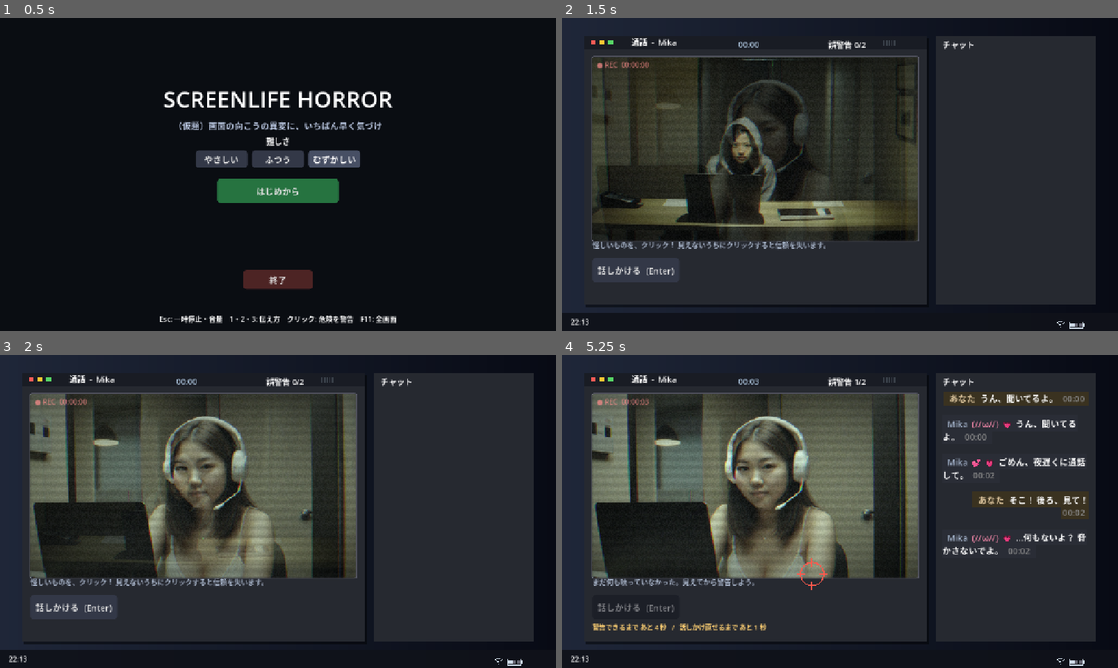
Above: before the commit, frames 1-4 (two rows, left to right).
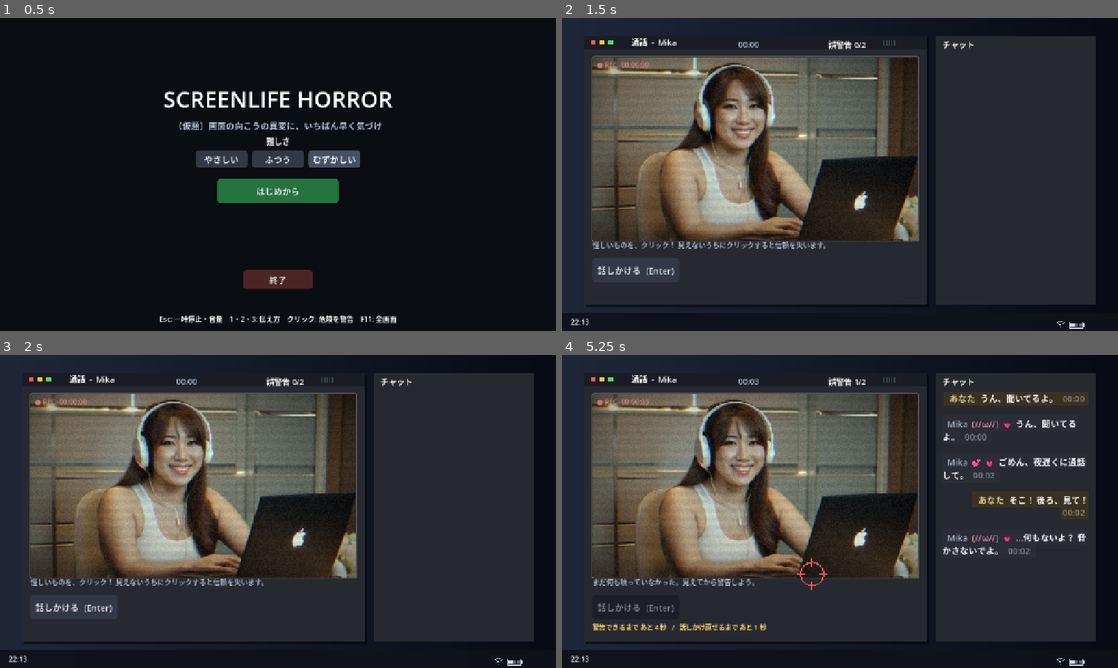
Above: after the commit, the same moments.

Repository: hijiki10rc390-code/screenlife-horror
Game: Godot game, scene res://main.tscn
Same seed, same stepped clock (60 frames per second), same inputs: the game is played once before the commit and once after it.
Inputs (mouse positions are in pixels of both pictures, inside the frame that each line leads up to):
- Up to frame 1 (0.5 s): no input
- Up to frame 2 (1.5 s): click "はじめから" at 0.5 s; click "応答する (Enter)" at 1.25 s
- Up to frame 3 (2 s): no input
- Up to frame 4 (5.25 s): click "話しかける (Enter)" at 2 s; tap Enter at 2.75, 2.85 s; move the mouse to (962, 495) at 2.77 s; click (962, 495) at 2.92 s; tap Space at 3.02, 3.77 s; move the mouse to (728, 527) at 3.52 s; tap Keypad Enter at 3.6 s; click (728, 527) at 3.67 s; move the mouse to (895, 442) at 4.27 s; tap 1 at 4.35 s; click (895, 442) at 4.42 s; move the mouse to (812, 574) at 5.02 s; tap 2 at 5.1 s; click (812, 574) at 5.17 s

Frame 1 is identical in both runs. In frame 2, 28% of the frame differs, in the area x 5-64%, y 12-72%; in frame 3, 26%; in frame 4, 26%.

Commit message:
プラン 13 続き: 全ステージの base/face を kawaii 化、shader 軽量化
- stages_src/stage1_kawaii_base.json: 新しい kawaii base 用スペック
- stages_src/stage1_kawaii_faces.json: 4 表情（kawaii/uneasy/scared/terror）再生成
- assets/scene/base_v3.png, react_*.png: stage1 用の新 base と表情
- assets/stages/stage2/react_*.png: stage2 の表情を kawaii happy ベースに再生成
- webcam.gdshader: プラン 13 で 過剰演出を軽量化
  - 暗部の持ち上げ 0.8→0.92
  - 彩度 mix 0.7→0.8
  - 走査線 0.94→0.97
  - ちらつき 0.03→0.015
  - ビネット 1.1→0.7

これで stage 1 と stage 2 どちらもかわいい笑顔に。lunge SE も合成済。

Diff:
--- a/stages/stage1.json
+++ b/stages/stage1.json
@@ -3,7 +3,7 @@
   "friend": "Mika",
   "placeholder": false,
   "assets": {
-    "base": "res://assets/scene/base.png",
+    "base": "res://assets/scene/base_v3.png",
     "ghost": "res://assets/scene/ghost_overlay.png",
     "uneasy": "res://assets/scene/react_uneasy.png",
     "scared": "res://assets/scene/react_scared.png",
--- /dev/null
+++ b/stages_src/stage1_kawaii_base.json
@@ -0,0 +1,13 @@
+{
+  "id": "stage1_kawaii_base",
+  "step": "base",
+  "pronoun": "her",
+  "base_prompt": "a pretty adult japanese woman, 23 years old, round soft face, smooth skin, long light-brown hair, curvy figure, white headset with microphone, camisole top, sitting at a desk facing the camera with a warm bright kawaii smile, laptop, dark room with door behind, soft warm lighting on face, idol energy",
+  "base_neg": "text, watermark, cartoon, anime, bright background, childlike, young-looking, thin face, hollow cheeks, tired eyes, dark circles",
+  "style": "dark night webcam photo, grainy, medium shot, soft warm light on face, kawaii idol",
+  "body_box": [200, 60, 720, 400],
+  "react_seed": 50,
+  "react_neg": "text, watermark, cartoon, anime, bright background, childlike, young-looking, thin face, hollow cheeks, tired eyes, dark circles",
+  "base_seeds": [60, 61, 62, 63],
+  "out_path": "outputs/stages_build/stage1_kawaii_base"
+}
--- /dev/null
+++ b/stages_src/stage1_kawaii_faces.json
@@ -0,0 +1,36 @@
+{
+  "id": "stage1_kawaii_faces",
+  "step": "faces",
+  "base_image": "assets/scene/base_v3.png",
+  "subject": "pretty adult japanese woman, 23 years old, round soft face, smooth skin, long light-brown hair, curvy figure, white headset with microphone, camisole top, sitting at a desk facing the camera, laptop",
+  "style": "dark night webcam photo, grainy, medium shot, soft warm light on face, kawaii idol",
+  "react_neg": "text, watermark, cartoon, anime, bright, colorful, childlike, young-looking, thin face, hollow cheeks, wrinkles, tired eyes, dark circles",
+  "lure_box": [200, 80, 470, 290],
+  "body_box": [200, 80, 470, 290],
+  "faces": [
+    {
+      "name": "kawaii",
+      "seeds": [40],
+      "strength": 0.7,
+      "prompt": "cute kawaii smile, sparkling eyes, blushing pink cheeks, looking at camera with happy expression, soft warm light, energetic and cute"
+    },
+    {
+      "name": "uneasy",
+      "seeds": [40],
+      "strength": 0.55,
+      "prompt": "subtle worried expression, eyes slightly looking aside, slightly open lips, soft warm light, kawaii style"
+    },
+    {
+      "name": "scared",
+      "seeds": [40],
+      "strength": 0.65,
+      "prompt": "frightened wide eyes, parted lips, shoulders tense, looking toward something behind her, soft warm light, kawaii style"
+    },
+    {
+      "name": "terror",
+      "seeds": [40],
+      "strength": 0.7,
+      "prompt": "terrified screaming face, eyes wide open, mouth open in scream, hands raised, dramatic expression, soft warm light, kawaii style"
+    }
+  ]
+}
--- /dev/null
+++ b/stages_src/stage2_kawaii_base_v2.json
@@ -0,0 +1,13 @@
+{
+  "id": "stage2_kawaii_base_v2",
+  "step": "base",
+  "pronoun": "her",
+  "subject": "a pretty adult japanese woman, 23 years old, round soft face, smooth skin, long light-brown hair, curvy figure, full bust, white headset with microphone, camisole top, sitting at a desk facing the camera with a warm bright kawaii smile, laptop, dark room with door behind, soft warm lighting on face, idol energy",
+  "base_prompt": "a pretty adult japanese woman, 23 years old, round soft face, smooth skin, long light-brown hair, curvy figure, full bust, white headset with microphone, camisole top, sitting at a desk facing the camera with a warm bright kawaii smile, laptop, dark room with door behind, soft warm lighting on face, idol energy",
+  "base_neg": "text, watermark, cartoon, anime, bright background, childlike, young-looking, thin face, hollow cheeks, tired eyes, dark circles",
+  "style": "dark night webcam photo, grainy, medium shot, soft warm light on face, kawaii idol",
+  "body_box": [200, 60, 720, 400],
+  "react_seed": 50,
+  "base_seeds": [60, 61, 62, 63],
+  "out_path": "outputs/stages_build/stage2_kawaii"
+}
--- /dev/null
+++ b/stages_src/stage2_kawaii_faces_v2.json
@@ -0,0 +1,16 @@
+{
+  "id": "stage2_kawaii_faces_v2",
+  "step": "faces",
+  "base_image": "outputs/stages_build/stage2_kawaii/chosen_base.png",
+  "subject": "pretty adult japanese woman, 23 years old, round soft face, smooth skin, long light-brown hair, curvy figure, full bust, white headset, camisole top, sitting at a desk facing the camera, laptop, open dark doorway behind her",
+  "style": "dark night webcam photo, grainy, medium shot, soft warm light on face, kawaii idol",
+  "react_neg": "text, watermark, cartoon, anime, bright, colorful, childlike, young-looking, thin face, hollow cheeks, wrinkles, tired eyes, dark circles",
+  "lure_box": [200, 80, 470, 290],
+  "body_box": [200, 80, 470, 290],
+  "faces": [
+    {"name": "kawaii", "seeds": [40], "strength": 0.7, "prompt": "cute kawaii smile, sparkling eyes, blushing pink cheeks, looking at camera with happy expression"},
+    {"name": "uneasy", "seeds": [40], "strength": 0.55, "prompt": "subtle worried expression, eyes slightly looking aside"},
+    {"name": "scared", "seeds": [40], "strength": 0.65, "prompt": "frightened wide eyes, parted lips, looking toward something behind her"},
+    {"name": "terror", "seeds": [40], "strength": 0.7, "prompt": "terrified screaming face, eyes wide open, mouth open in scream"}
+  ]
+}
--- a/webcam.gdshader
+++ b/webcam.gdshader
@@ -27,20 +27,20 @@
 	float g = texture(TEXTURE, uv).g;
 	float b = texture(TEXTURE, uv - vec2(sh, 0.0)).b;
 	vec3 c = vec3(r, g, b);
-	// 暗部を持ち上げて、緑がかった安いカメラの色にする
-	c = pow(c, vec3(0.8));
+	// 暗部を持ち上げて、緑がかった安いカメラの色にする（プラン 13: 控えめに）
+	c = pow(c, vec3(0.92));
 	float l = dot(c, vec3(0.299, 0.587, 0.114));
-	c = mix(vec3(l), c, 0.7) * vec3(0.92, 1.02, 0.95);
+	c = mix(vec3(l), c, 0.8) * vec3(0.96, 1.02, 0.97);
 	// ノイズ
 	float n = hash(uv * res + fract(time) * 37.0) - 0.5;
 	c += n * noise_amt;
-	// 走査線
-	c *= 0.94 + 0.06 * sin(UV.y * res.y * 3.14159);
-	// 全体のちらつき
-	c *= 1.0 + 0.03 * sin(time * 47.0) + 0.02 * sin(time * 13.0);
-	// 四隅を暗く
+	// 走査線（プラン 13: 0.94→0.97 で薄く）
+	c *= 0.97 + 0.03 * sin(UV.y * res.y * 3.14159);
+	// 全体のちらつき（プラン 13: 0.03→0.015 で控えめに）
+	c *= 1.0 + 0.015 * sin(time * 47.0) + 0.01 * sin(time * 13.0);
+	// 四隅を暗く（プラン 13: 1.1→0.7 で vignette 軽減）
 	vec2 q = UV - 0.5;
-	c *= 1.0 - dot(q, q) * 1.1;
+	c *= 1.0 - dot(q, q) * 0.7;
 	// きしみに合わせた暗転（点滅）
 	c *= 1.0 - dim * 0.6;
 	COLOR = vec4(c, 1.0);
Binary file removed: assets/scene/base.png
Binary file added: assets/scene/base_v3.png
Not shown, changed: assets/scene/base_v3.png.import
Binary file changed: assets/scene/react_kawaii.png
Not shown, changed: assets/scene/react_kawaii.png.import
Binary file changed: assets/scene/react_scared.png
Not shown, changed: assets/scene/react_scared.png.import
Binary file changed: assets/scene/react_terror.png
Not shown, changed: assets/scene/react_terror.png.import
Binary file changed: assets/scene/react_uneasy.png
Not shown, changed: assets/scene/react_uneasy.png.import
Binary file added: assets/scene/scene_kawaii_v3.png
(and 10 more such lines)
